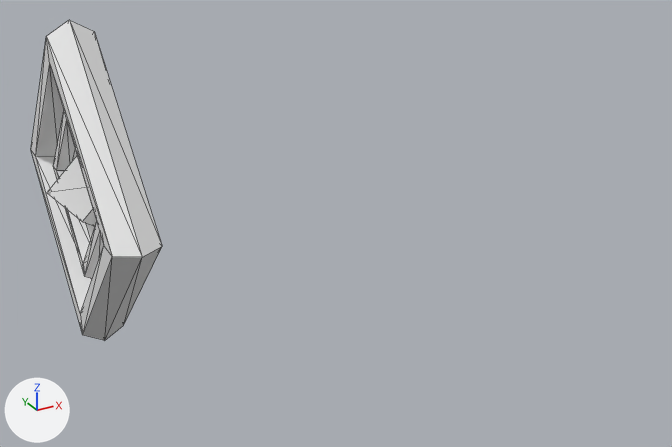
The glTF model 00_demo/working/0_intro_scene/scene.gltf as it was, and as the next commit left it.
Both versions are drawn from a camera (50 mm lens) standing at (-5.4, -23.62, 9.28) and looking at (6.34, -2.27, -1.39). Arrows for +X, +Y and +Z are at lower left; the lights stay in place. The picture after the commit comes second. Mesh edges are drawn as thin lines. Where no turn or scale is listed for an object, it has been applied to the vertices.

Before the edit, the objects in view are built like this:
```python
me_cube_001 = bpy.data.meshes.new('Cube.001')
me_cube_001.from_pydata(...)  # 8 vertices, 12 faces; spans x -1.07..1.07, y -0.89..0.89, z -1.07..1.07
me_torus = bpy.data.meshes.new('Torus')
me_torus.from_pydata(...)  # 24 vertices, 48 faces; spans x -0.61..0.61, y -4.6..4.6, z -4.6..4.6
me_torus_001 = bpy.data.meshes.new('Torus.001')
me_torus_001.from_pydata(...)  # 24 vertices, 48 faces; spans x -0.35..0.35, y -2.66..2.66, z -2.66..2.66
ob_cube = bpy.data.objects.new('Cube', me_cube_001)
ob_cube.location = (0.0, 0.0, 0.0)
ob_torus = bpy.data.objects.new('Torus', me_torus)
ob_torus.location = (0.0, 0.0, 0.0)
ob_torus_001 = bpy.data.objects.new('Torus.001', me_torus_001)
ob_torus_001.location = (0.0, 0.0, 0.0)
```
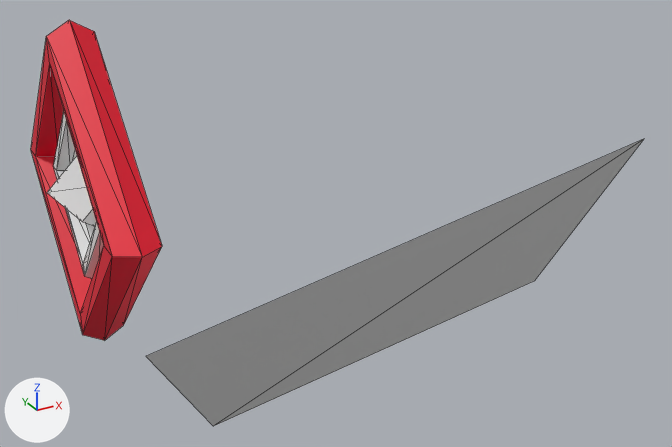
Changed parts and their boxes (x1, y1, x2, y2) in the pictures (672 x 447 px):
'Plane', added
    after: (146, 139, 644, 426)
'Torus', recoloured (white to red)
    both: (31, 20, 162, 340)

What changed in the scene script:
```text
Add mat_material:
    mat_material = principled_material('Material')
    mat_material.base_color = (0.8, 0.0, 0.0214)  # red #e70028
Change me_torus:
    where me_torus.from_pydata(...)  # 24 vertices, 48 faces; spans x -0.61..0.61, y -4.6..4.6, z -4.6..4.6
    add me_torus.materials.append(mat_material)  # red #e70028
Add me_plane:
    me_plane.from_pydata([(3.41, -4.85, 5.68), (7.45, 2.66, -2.19), (-7.45, -2.66, 2.19), (-3.41, 4.85, -5.68)], [], [(0, 1, 3), (0, 3, 2)])
Add ob_plane:
    ob_plane = bpy.data.objects.new('Plane', me_plane)
    ob_plane.location = (6.47, -4.98, -2.89)
```
